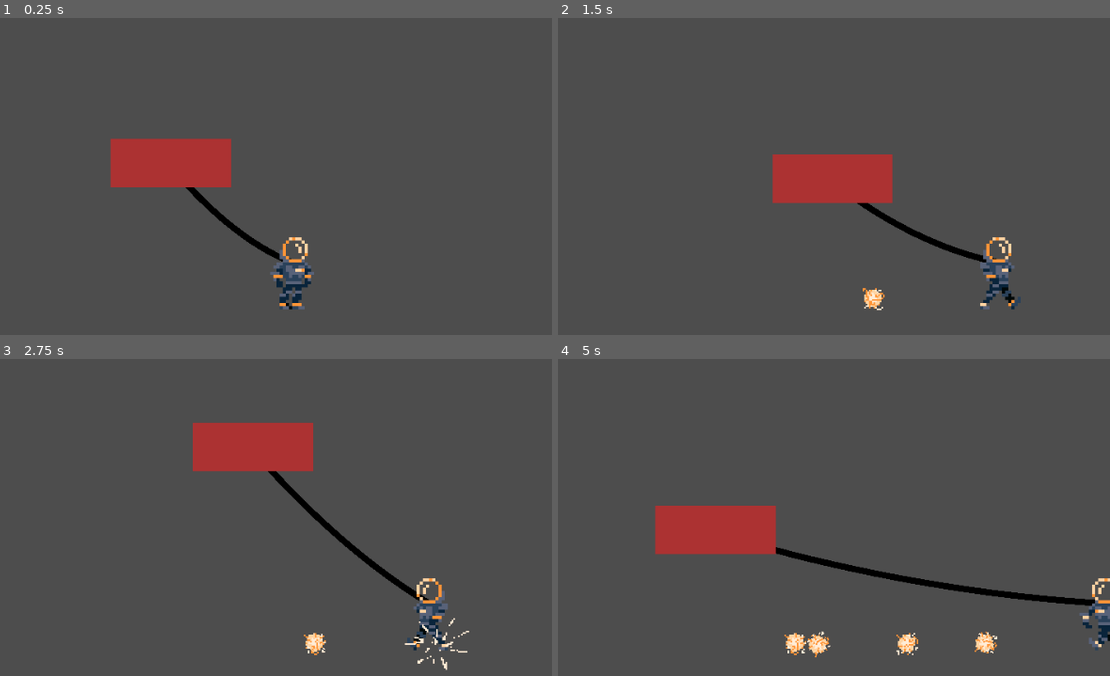
Above: before the commit, frames 1-4 (two rows, left to right).
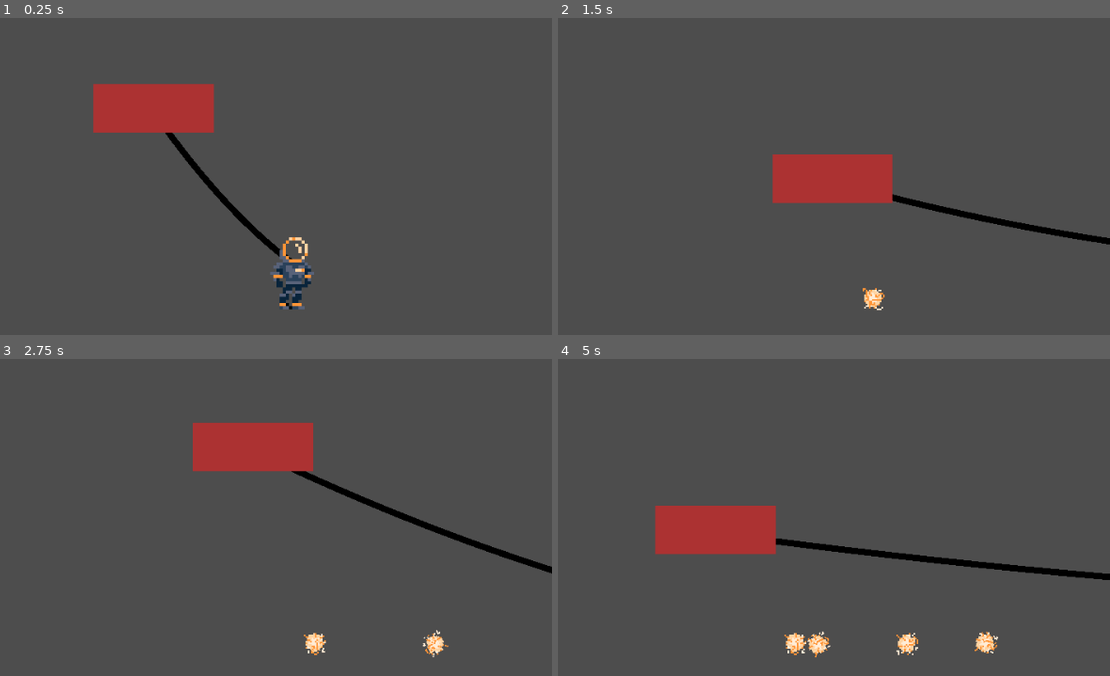
Above: after the commit, the same moments.

Repository: KKrash/TXGJ2024-Summer-
Game: Godot game, scene res://Assets/MainGame.tscn
Same seed, same stepped clock (60 frames per second), same inputs: the game is played once before the commit and once after it. This scene is started directly instead of the project's main scene.
Inputs (mouse positions are in pixels of both pictures, inside the frame that each line leads up to):
- Up to frame 1 (0.25 s): no input
- Up to frame 2 (1.5 s): move the mouse to (900, 170) at 0.52 s; hold D (right) from 0.53 s (still down); click (900, 170) at 0.6 s; tap W (up) at 0.77 s; move the mouse to (585, 208) at 1.27 s; right-click (585, 208) at 1.35 s
- Up to frame 3 (2.75 s): tap W (up) at 1.52 s; move the mouse to (253, 447) at 2.02 s; release D (right) at 2.03 s; hold A (left) from 2.03 s (still down); click (253, 447) at 2.1 s
- Up to frame 4 (5 s): move the mouse to (696, 606) at 2.77 s; release A (left) at 2.78 s; hold D (right) 2.78-4.28 s; right-click (696, 606) at 2.85 s; tap W (up) at 3.02, 3.77, 4.52 s; move the mouse to (960, 587) at 3.52 s; click (960, 587) at 3.6 s; move the mouse to (outside the picture) at 4.27 s; hold A (left) from 4.28 s (still down); right-click (outside the picture) at 4.35 s

The runs differ from the first frame. In frame 1, 7.6% of the frame differs, in the area x 16-53%, y 20-77%; in frame 2, 2.1%; in frame 3, 2.8%; in frame 4, 3.1%.

Commit message:
Audio Folder

Diff:
--- /dev/null
+++ b/LilGuyShooter/Assets/EnemyTestSceneAndPlayer.tscn
@@ -0,0 +1,141 @@
+[gd_scene load_steps=8 format=3 uid="uid://c5ecnpotkluin"]
+
+[ext_resource type="PackedScene" uid="uid://djikr5p2elxey" path="res://Assets/Misc/prefabs/bullet.tscn" id="1_p03fv"]
+[ext_resource type="PackedScene" path="res://Assets/Misc/prefabs/groundpiece.tscn" id="2_kwv2c"]
+[ext_resource type="Script" path="res://Scripts/groundspawner.gd" id="3_kcyo5"]
+[ext_resource type="PackedScene" path="res://Assets/Misc/prefabs/enemydirector.tscn" id="4_ygwi4"]
+[ext_resource type="PackedScene" path="res://Assets/Misc/prefabs/asteroiddirector.tscn" id="5_c7xcf"]
+[ext_resource type="PackedScene" uid="uid://bngy5crnj0bf8" path="res://Assets/Players/GuyandShip.tscn" id="6_5cogc"]
+
+[sub_resource type="WorldBoundaryShape2D" id="WorldBoundaryShape2D_dw4vj"]
+distance = -384.0
+
+[node name="EnemyTestScene" type="Node2D"]
+
+[node name="StaticBody2D2" type="StaticBody2D" parent="."]
+position = Vector2(421, 291)
+rotation = 1.5708
+collision_layer = 4
+collision_mask = 3
+
+[node name="CollisionShape2D" type="CollisionShape2D" parent="StaticBody2D2"]
+position = Vector2(-6.99979, 59)
+shape = SubResource("WorldBoundaryShape2D_dw4vj")
+
+[node name="Timer" type="Timer" parent="."]
+
+[node name="bullet" parent="." instance=ExtResource("1_p03fv")]
+
+[node name="groundpiece" parent="." instance=ExtResource("2_kwv2c")]
+position = Vector2(0, 400)
+
+[node name="groundpiece2" parent="." instance=ExtResource("2_kwv2c")]
+position = Vector2(30, 400)
+
+[node name="groundpiece3" parent="." instance=ExtResource("2_kwv2c")]
+position = Vector2(60, 400)
+
+[node name="groundpiece4" parent="." instance=ExtResource("2_kwv2c")]
+position = Vector2(90, 400)
+
+[node name="groundpiece5" parent="." instance=ExtResource("2_kwv2c")]
+position = Vector2(120, 400)
+
+[node name="groundpiece6" parent="." instance=ExtResource("2_kwv2c")]
+position = Vector2(151, 400)
+
+[node name="groundpiece7" parent="." instance=ExtResource("2_kwv2c")]
+position = Vector2(181, 400)
+
+[node name="groundpiece8" parent="." instance=ExtResource("2_kwv2c")]
+position = Vector2(211, 400)
+
+[node name="groundpiece9" parent="." instance=ExtResource("2_kwv2c")]
+position = Vector2(241, 400)
+
+[node name="groundpiece10" parent="." instance=ExtResource("2_kwv2c")]
+position = Vector2(271, 400)
+
+[node name="groundpiece11" parent="." instance=ExtResource("2_kwv2c")]
+position = Vector2(302, 400)
+
+[node name="groundpiece12" parent="." instance=ExtResource("2_kwv2c")]
+position = Vector2(332, 400)
+
+[node name="groundpiece13" parent="." instance=ExtResource("2_kwv2c")]
+position = Vector2(362, 400)
+
+[node name="groundpiece14" parent="." instance=ExtResource("2_kwv2c")]
+position = Vector2(392, 400)
+
+[node name="groundpiece15" parent="." instance=ExtResource("2_kwv2c")]
+position = Vector2(422, 400)
+
+[node name="groundpiece16" parent="." instance=ExtResource("2_kwv2c")]
+position = Vector2(453, 400)
+
+[node name="groundpiece17" parent="." instance=ExtResource("2_kwv2c")]
+position = Vector2(483, 400)
+
+[node name="groundpiece18" parent="." instance=ExtResource("2_kwv2c")]
+position = Vector2(513, 400)
+
+[node name="groundpiece19" parent="." instance=ExtResource("2_kwv2c")]
+position = Vector2(543, 400)
+
+[node name="groundpiece20" parent="." instance=ExtResource("2_kwv2c")]
+position = Vector2(573, 400)
+
+[node name="groundpiece21" parent="." instance=ExtResource("2_kwv2c")]
+position = Vector2(604, 400)
+
+[node name="groundpiece22" parent="." instance=ExtResource("2_kwv2c")]
+position = Vector2(634, 400)
+
+[node name="groundpiece23" parent="." instance=ExtResource("2_kwv2c")]
+position = Vector2(664, 400)
+
+[node name="groundpiece24" parent="." instance=ExtResource("2_kwv2c")]
+position = Vector2(694, 400)
+
+[node name="groundpiece25" parent="." instance=ExtResource("2_kwv2c")]
+position = Vector2(724, 400)
+
+[node name="groundpiece26" parent="." instance=ExtResource("2_kwv2c")]
+position = Vector2(755, 400)
+
+[node name="groundpiece27" parent="." instance=ExtResource("2_kwv2c")]
+position = Vector2(785, 400)
+
+[node name="groundpiece28" parent="." instance=ExtResource("2_kwv2c")]
+position = Vector2(815, 400)
+
+[node name="groundpiece29" parent="." instance=ExtResource("2_kwv2c")]
+position = Vector2(845, 400)
+
+[node name="groundpiece30" parent="." instance=ExtResource("2_kwv2c")]
+position = Vector2(875, 400)
+
+[node name="groundpiece31" parent="." instance=ExtResource("2_kwv2c")]
+position = Vector2(907, 401)
+
+[node name="groundpiece32" parent="." instance=ExtResource("2_kwv2c")]
+position = Vector2(937, 401)
+
+[node name="groundpiece33" parent="." instance=ExtResource("2_kwv2c")]
+position = Vector2(967, 401)
+
+[node name="groundpiece34" parent="." instance=ExtResource("2_kwv2c")]
+position = Vector2(997, 401)
+
+[node name="groundspawner" type="Node2D" parent="."]
+script = ExtResource("3_kcyo5")
+
+[node name="Timer" type="Timer" parent="groundspawner"]
+
+[node name="enemydirector" parent="." instance=ExtResource("4_ygwi4")]
+
+[node name="asteroiddirector" parent="." instance=ExtResource("5_c7xcf")]
+
+[node name="GuyandShip" parent="." instance=ExtResource("6_5cogc")]
+position = Vector2(41, 356)
--- a/LilGuyShooter/Assets/Players/GuyandShip.tscn
+++ b/LilGuyShooter/Assets/Players/GuyandShip.tscn
@@ -13,4 +13,4 @@
 position = Vector2(44, 6)
 
 [node name="Ship" parent="." instance=ExtResource("2_5sdqe")]
-position = Vector2(0, -34)
+position = Vector2(-7, -51)
--- a/LilGuyShooter/Scripts/LilGuy.gd
+++ b/LilGuyShooter/Scripts/LilGuy.gd
@@ -1,7 +1,7 @@
 extends CharacterBody2D
 signal hit
 
-const SPEED = 50.0
+const SPEED = 150.0
 const JUMP_VELOCITY = -300.0
 @onready var AnimatedGuy = $AnimatedSpaceMan
 @onready var hitbox = $Area2D/CollisionShape2D
Not shown: 1 places in LilGuyShooter/Assets/EnemyTestScene.tscn that only renumber resources
Not shown: 1 places in LilGuyShooter/Assets/Misc/Projectiles/Explosion.tscn that only renumber resources
Not shown: 1 places in LilGuyShooter/Assets/Misc/prefabs/jumper.tscn that only renumber resources
Not shown: 1 places in LilGuyShooter/Assets/Misc/prefabs/shooter.tscn that only renumber resources
